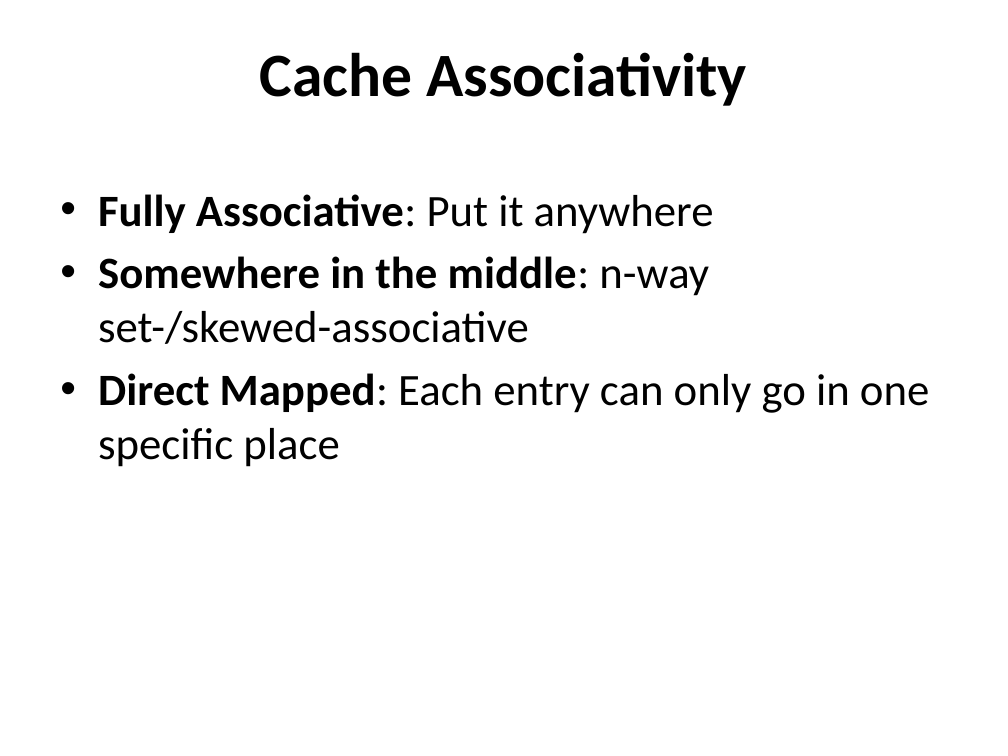
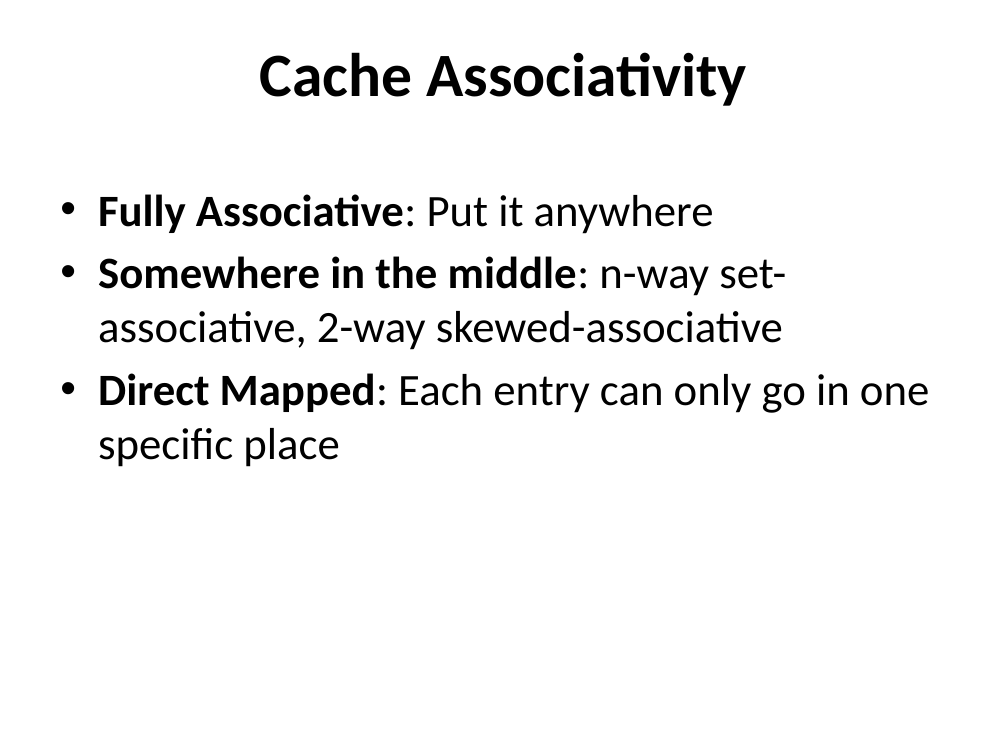
Before and after one commit to jamie-allen/cpu_caches, a slide deck: slide 11 of cpu_caches.pptx. Drawn at 1008x756 pixels with LibreOffice and Linux fonts; fonts in the diff are those of the drawing; background and template pictures are left out. Boxes give left, top, right and bottom in pixels: in the first picture for what was removed or moved away, otherwise in the second. Text is boxed around its words. In the diff, an @@ line names an element or a change of style, - is before the commit and + after.

```diff
--- a/cpu_caches.pptx
+++ b/cpu_caches.pptx
@@ text at [98,256,786,350]: text changed @@
-• Somewhere in the middle: n-way set-/skewed-associative
+• Somewhere in the middle: n-way set-associative, 2-way skewed-associative
```
Also in this commit, not shown: 9 other slides changed, 1 slide added, 1 slide removed.
